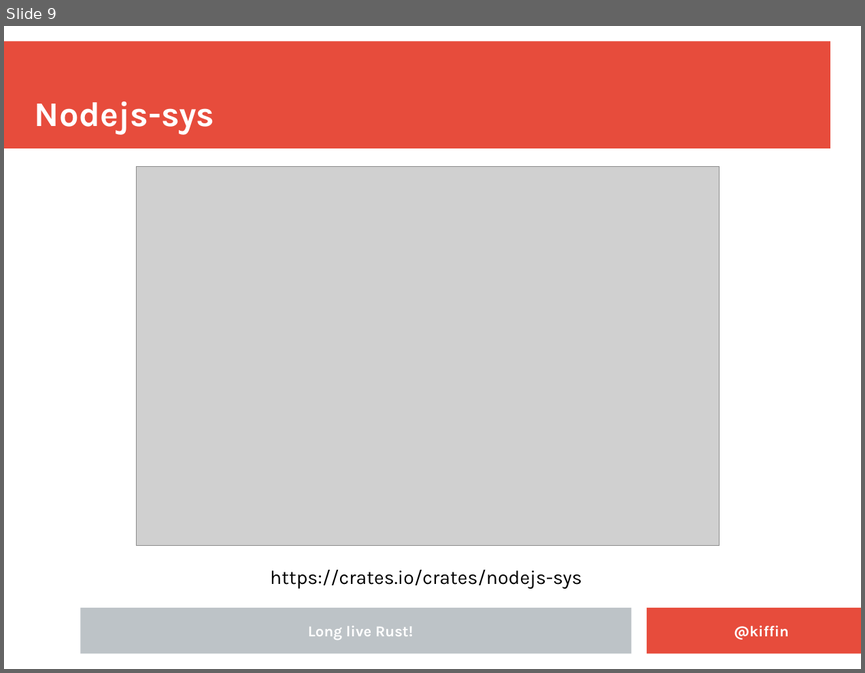
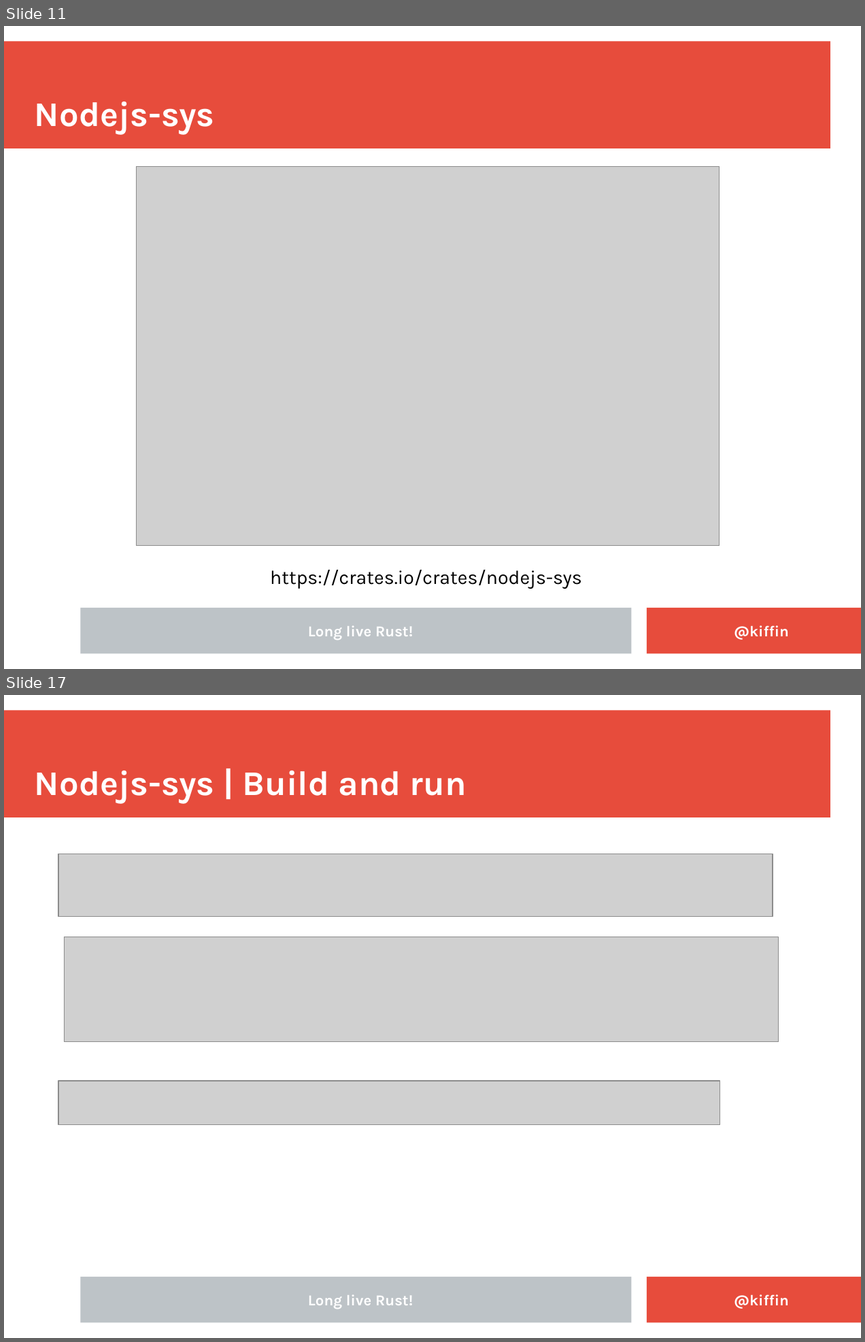
Before and after one commit to kgish/rust-node-addon-template, a slide deck: documents/Embedding-Rust-in-NodeJS-applications.odp. Shown one above the other, each under a label of ours: slide 9 before the commit, slides 11 and 17 after it; the slides between them are not shown. The pictures are 865x673 and 865x1342 pixels, drawn with LibreOffice and Linux fonts; fonts in the diff are those of the drawing; grey boxes stand for pictures; background and template pictures are left out. Boxes give left, top, right and bottom in pixels: in the first picture for what was removed or moved away, otherwise in the second. Text is boxed around its words. In the diff, an @@ line names an element or a change of style, - is before the commit and + after.

```diff
--- a/documents/Embedding-Rust-in-NodeJS-applications.odp
+++ b/documents/Embedding-Rust-in-NodeJS-applications.odp
@@ slide 17 added at box(4, 695, 861, 1338), background #FFFFFF; not listed: 3 template elements that a slide beside it also shows @@
@@ title added at box(35, 770, 466, 803), 32 pt, text #FFFFFF, bold @@
+Nodejs-sys | Build and run
@@ picture added at box(58, 854, 773, 917) @@
@@ rectangle added at box(58, 922, 377, 930), fill #FFFFFF, outline #FFFFFF 0 pt @@
@@ picture added at box(64, 937, 779, 1041) @@
@@ picture added at box(58, 1081, 720, 1124) @@
@@ text added at box(308, 1294, 413, 1308), 14 pt, text #FFFFFF, bold @@
+Long live Rust!
@@ text added at box(734, 1294, 789, 1308), 14 pt, text #FFFFFF, bold @@
+@kiffin
@@ what was slide 9 is now slide 11 @@
```
Also in this commit, not shown: 8 slides changed, 8 other slides added.
